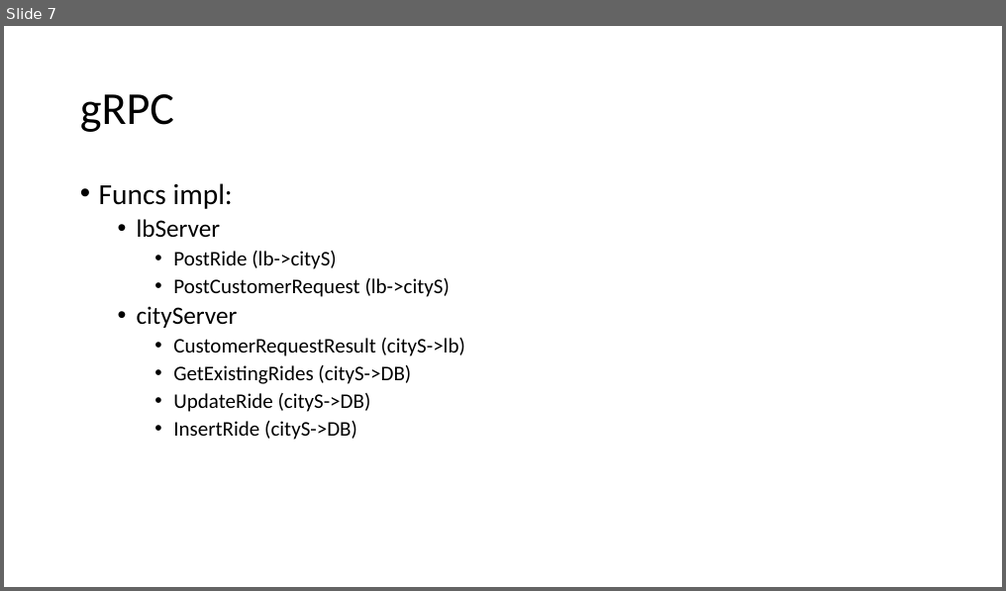
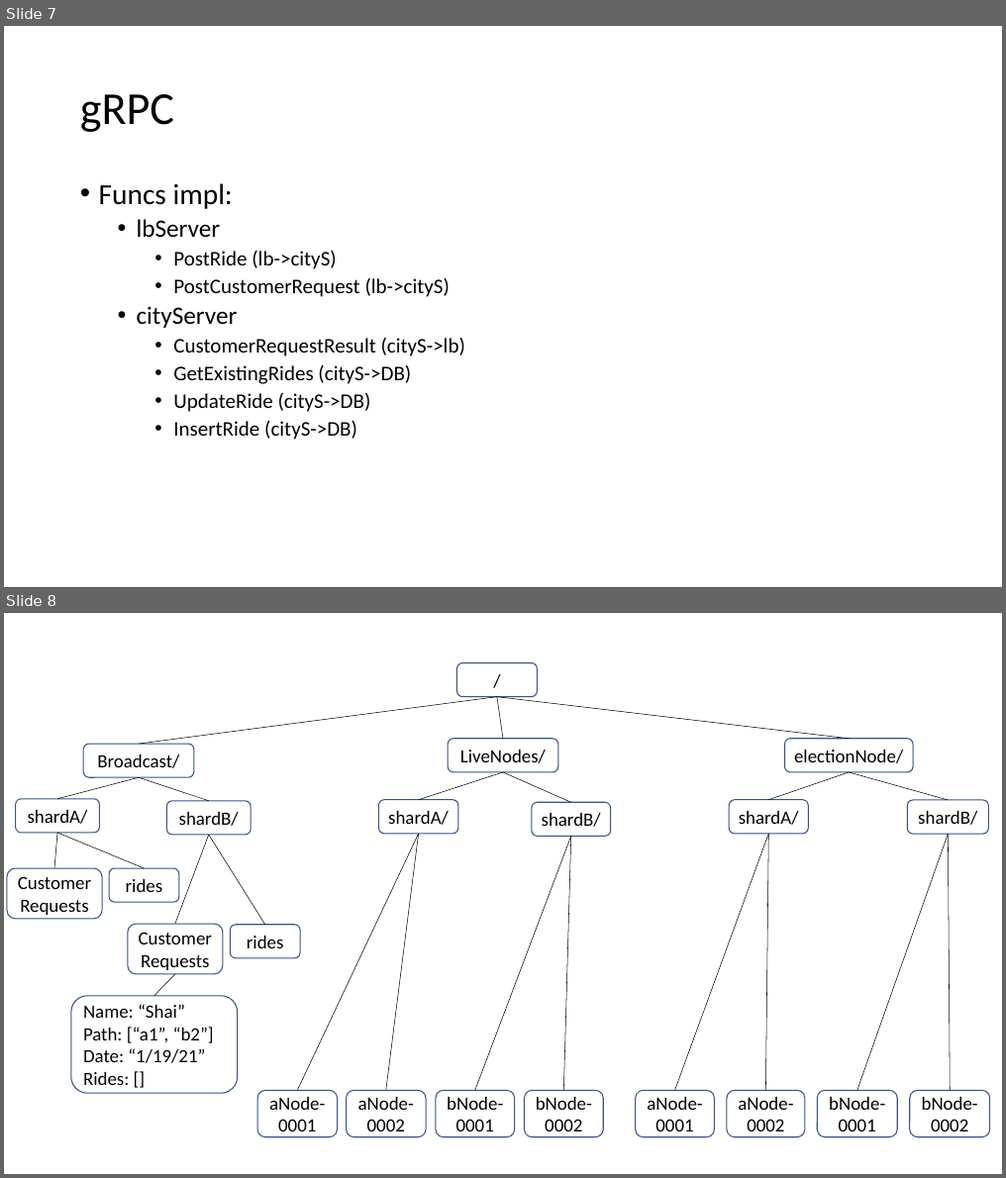
Before and after one commit to hagar21/DistributedSystems2, a slide deck: DS2/hw2Design.pptx. Shown one above the other, each under a label of ours: slide 7 before the commit, slides 7 and 8 after it. The pictures are 1006x591 and 1006x1178 pixels, drawn with LibreOffice and Linux fonts; fonts in the diff are those of the drawing. Boxes give left, top, right and bottom in pixels: in the first picture for what was removed or moved away, otherwise in the second. Text is boxed around its words. In the diff, an @@ line names an element or a change of style, - is before the commit and + after.

```diff
--- a/DS2/hw2Design.pptx
+++ b/DS2/hw2Design.pptx
@@ slide 8 added at [4, 613, 1002, 1174], background #FFFFFF @@
@@ group added at [7, 663, 990, 1138]: 23 rounded rectangles, 22 lines @@
+/
+LiveNodes/
+electionNode/
+shardA/
+shardB/
+Broadcast/
+shardA/
+shardB/
+shardA/
+shardB/
+aNode-0001
+aNode-0002
+bNode-0001
+bNode-0002
+aNode-0001
+aNode-0002
+bNode-0001
+bNode-0002
+Customer
+Requests
+rides
+Customer
+Requests
+rides
+Name: “Shai”
+Path: [“a1”, “b2”]
+Date: “1/19/21”
+Rides: []
```
Also in this commit, not shown: 1 slide changed, 1 other slide added, 1 slide removed, 2 other files.
